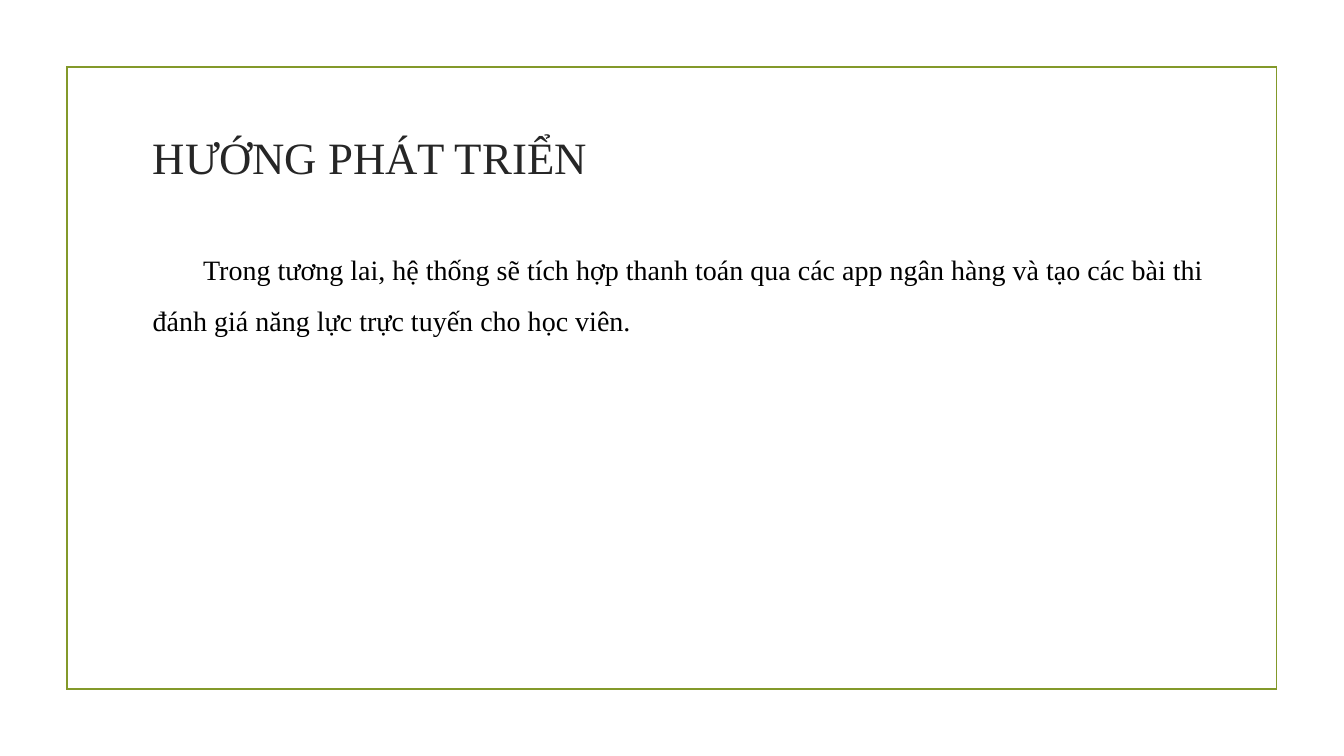
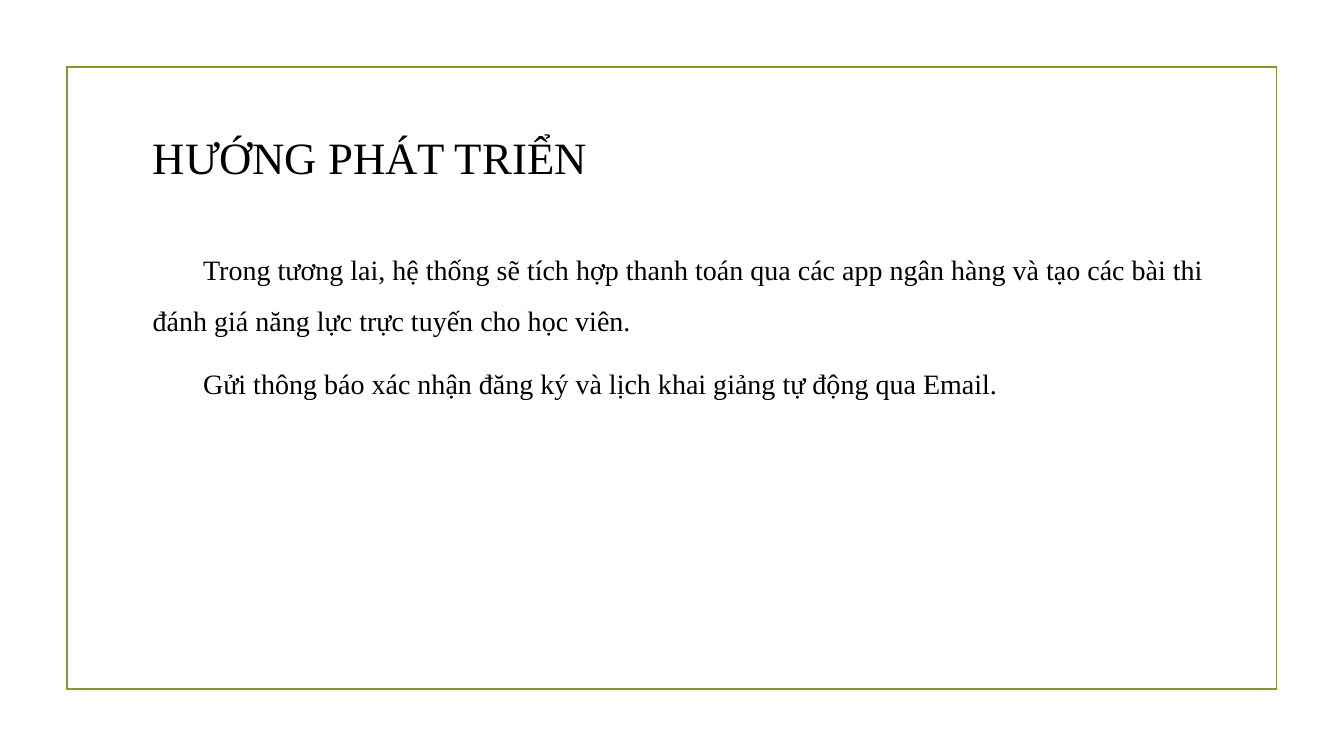
Before and after one commit to thuhuynh1/CSN-DA23TTD-HuynhNgocMinhThu-course-lookup-php, a slide deck: slide 28 of Bài thuyết trình.pptx. Drawn at 1344x756 pixels with LibreOffice and Linux fonts; fonts in the diff are those of the drawing; background and template pictures are left out. Boxes give left, top, right and bottom in pixels: in the first picture for what was removed or moved away, otherwise in the second. Text is boxed around its words. In the diff, an @@ line names an element or a change of style, - is before the commit and + after.

```diff
--- a/Bài thuyết trình.pptx
+++ b/Bài thuyết trình.pptx
@@ title "HƯỚNG PHÁT TRIỂN" at box(153, 139, 587, 175): text colour #262626 to #000000 @@
@@ text at box(203, 374, 997, 399): paragraph added @@
+Gửi thông báo xác nhận đăng ký và lịch khai giảng tự động qua Email.
```
Also in this commit, not shown: 7 other slides changed, 4 other files.
